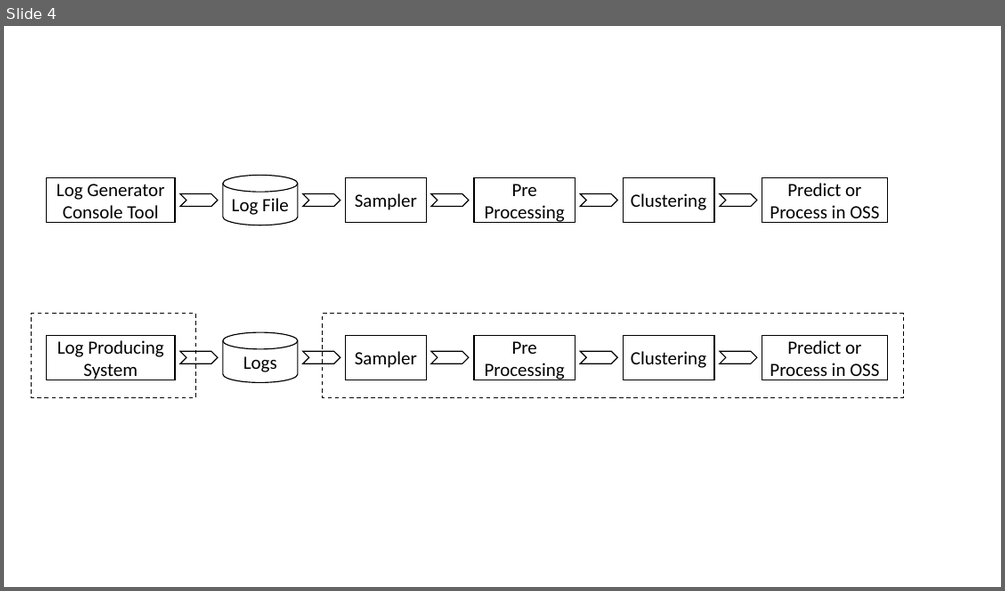
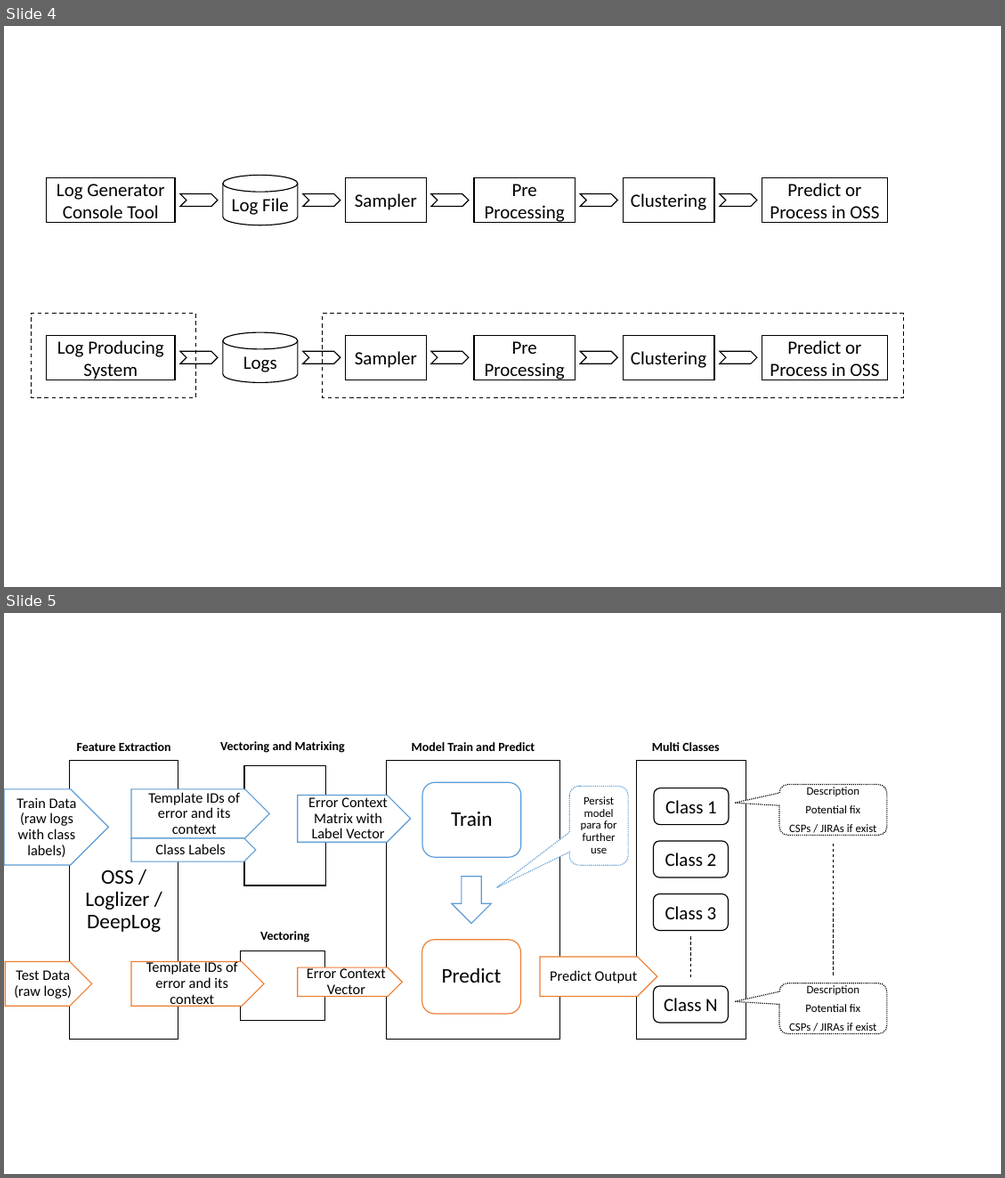
Before and after one commit to hayhan/loganalyzer, a slide deck: tmp/materials.pptx. Shown one above the other, each under a label of ours: slide 4 before the commit, slides 4 and 5 after it. The pictures are 1005x591 and 1005x1178 pixels, drawn with LibreOffice and Linux fonts; fonts in the diff are those of the drawing. Boxes give left, top, right and bottom in pixels: in the first picture for what was removed or moved away, otherwise in the second. Text is boxed around its words. In the diff, an @@ line names an element or a change of style, - is before the commit and + after.

```diff
--- a/tmp/materials.pptx
+++ b/tmp/materials.pptx
@@ slide 5 added at (4,613,1001,1174), background #FFFFFF @@
@@ group added at (4,741,887,1039): 8 pentagon arrows, 6 rounded rectangles, 5 rectangles, 5 texts, 3 rounded speech boxes, 2 lines, 1 down arrow @@
+Vectoring and Matrixing
+Model Train and Predict
+Train
+Predict
+Persist model para for further use
+Error Context Matrix with Label Vector
+Predict Output
+OSS / Loglizer / DeepLog
+Feature Extraction
+Train Data (raw logs with class labels)
+Test Data (raw logs)
+Template IDs of error and its context
+Template IDs of error and its context
+Class Labels
+Vectoring
+Error Context Vector
+Multi Classes
+Class 1
+Class 2
+Class N
+Class 3
+Description
+Potential fix
+CSPs / JIRAs if exist
+Description
+Potential fix
+CSPs / JIRAs if exist
```
Also in this commit, not shown: 3 other slides added, 13 other files.
